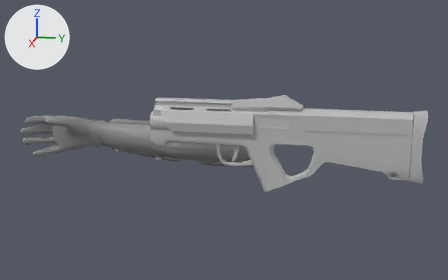
The FBX model ExcavationProtocol/Assets/Animations/Rigs/armsWeapon.fbx as it was, and as the next commit left it.
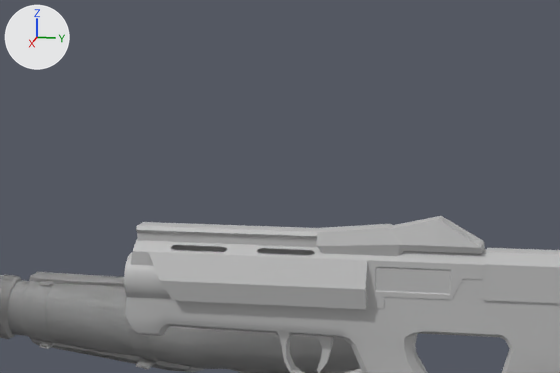
There are two pictures of each version: one whole from a 50 mm camera at (1.314, 0.167, 0.379) aimed at (-0.157, -0.127, 0.011), one close up on the part from 22% to 75% of the width and 1% to 58% of the height. The axes (+X, +Y, +Z) are drawn at upper left. The lights are the same throughout. Where no turn or scale is listed for an object, it has been applied to the vertices. Vertices at the same position are counted once.

Objects in the first close-up: 'R_Arm_GEO', 'weaponCombined'.
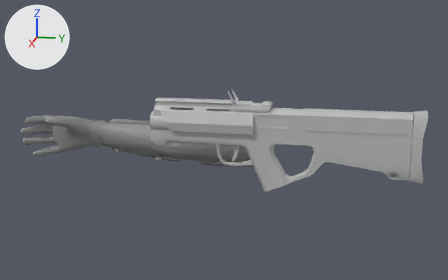
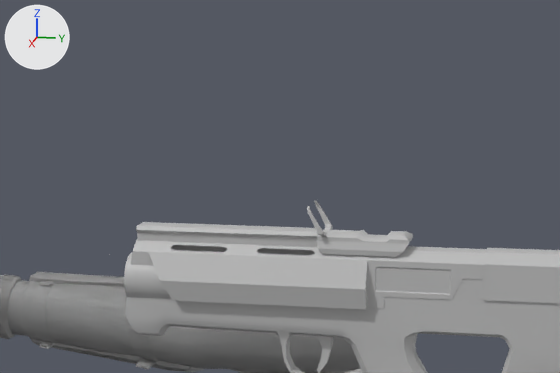
Boxes [x1, y1, x2, y2] around the edits, measured in the close-ups (560 x 373 px):
'weaponCombined', reshaped: before [124, 216, 560, 373]; after [124, 201, 560, 373]
part 1 of me_mesh_001, added: after [317, 229, 413, 257]
part 2 of me_mesh_001, added: after [314, 201, 333, 230]
part 3 of me_mesh_001, added: after [307, 206, 327, 236]
part 4 of me_mesh_001, cut back: before [316, 216, 485, 256]

Diff of the bpy script that builds the scene:
```diff
--- a/ExcavationProtocol/Assets/Animations/Rigs/armsWeapon.fbx.py
+++ b/ExcavationProtocol/Assets/Animations/Rigs/armsWeapon.fbx.py
@@ mat_lambert2 @@
+mat_lambert2 = principled_material('lambert2')
+mat_lambert2.base_color = (0.5, 0.5, 0.5)  # grey #bcbcbc
@@ me_mesh_001 @@
 # used by ob_weaponcombined; location = (0.0, 0.0, 0.0); rotation_euler = (1.571, 0.0, 0.0), in degrees (90, 0, 0); scale = (0.01, 0.01, 0.01)
-me_mesh_001.from_pydata(...)  # 1306 vertices, 1413 faces; spans x -2.9..2.9, y -6.1..15.4, z -33.1..26.1
-me_mesh_001.materials.append(mat_lambert1)  # grey #bcbcbc
+me_mesh_001.from_pydata(...)  # 1431 vertices, 1532 faces; spans x -2.9..2.9, y -6.1..16.4, z -33.1..26.1
+# me_mesh_001 part 1: a new loose piece of 95 vertices spanning x -1.8..1.8, y 12.0..13.9, z -1.0..7.5, in mat_lambert2 (grey #bcbcbc)
+# me_mesh_001 part 2: a new loose piece of 32 vertices spanning x -2.2..-0.6, y 13.6..16.4, z 6.5..8.3, in mat_lambert2 (grey #bcbcbc)
+# me_mesh_001 part 3: a new loose piece of 32 vertices spanning x 0.6..2.2, y 13.6..16.4, z 6.5..8.3, in mat_lambert2 (grey #bcbcbc)
+# me_mesh_001 part 4
+# 34 vertices are removed from x -1.6..1.6, y 11.8..15.4, z -7.7..7.5
+# 41 faces are deleted
+# 6 new faces join them
+me_mesh_001.materials.append(mat_lambert2)  # grey #bcbcbc
```
